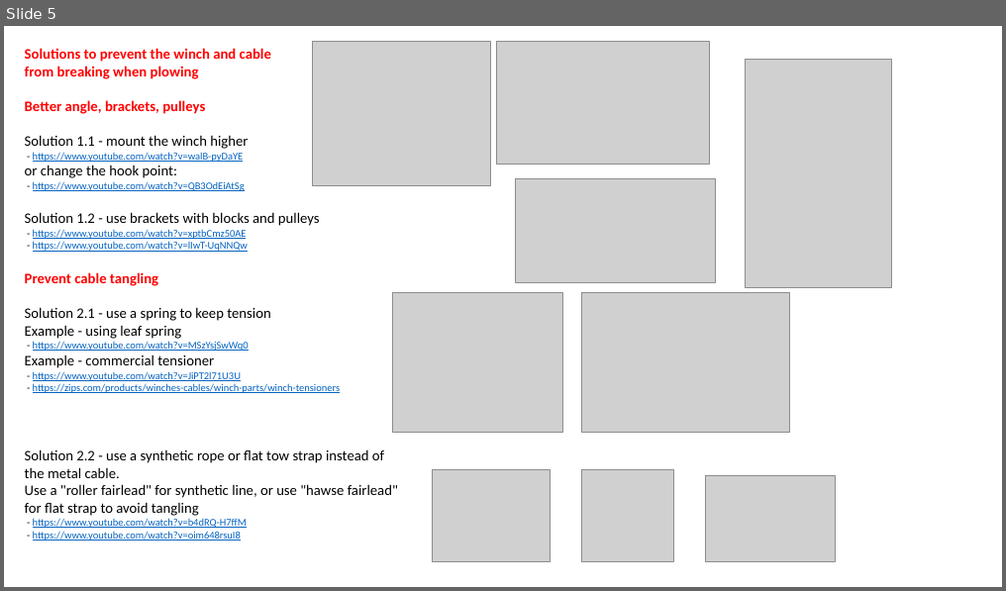
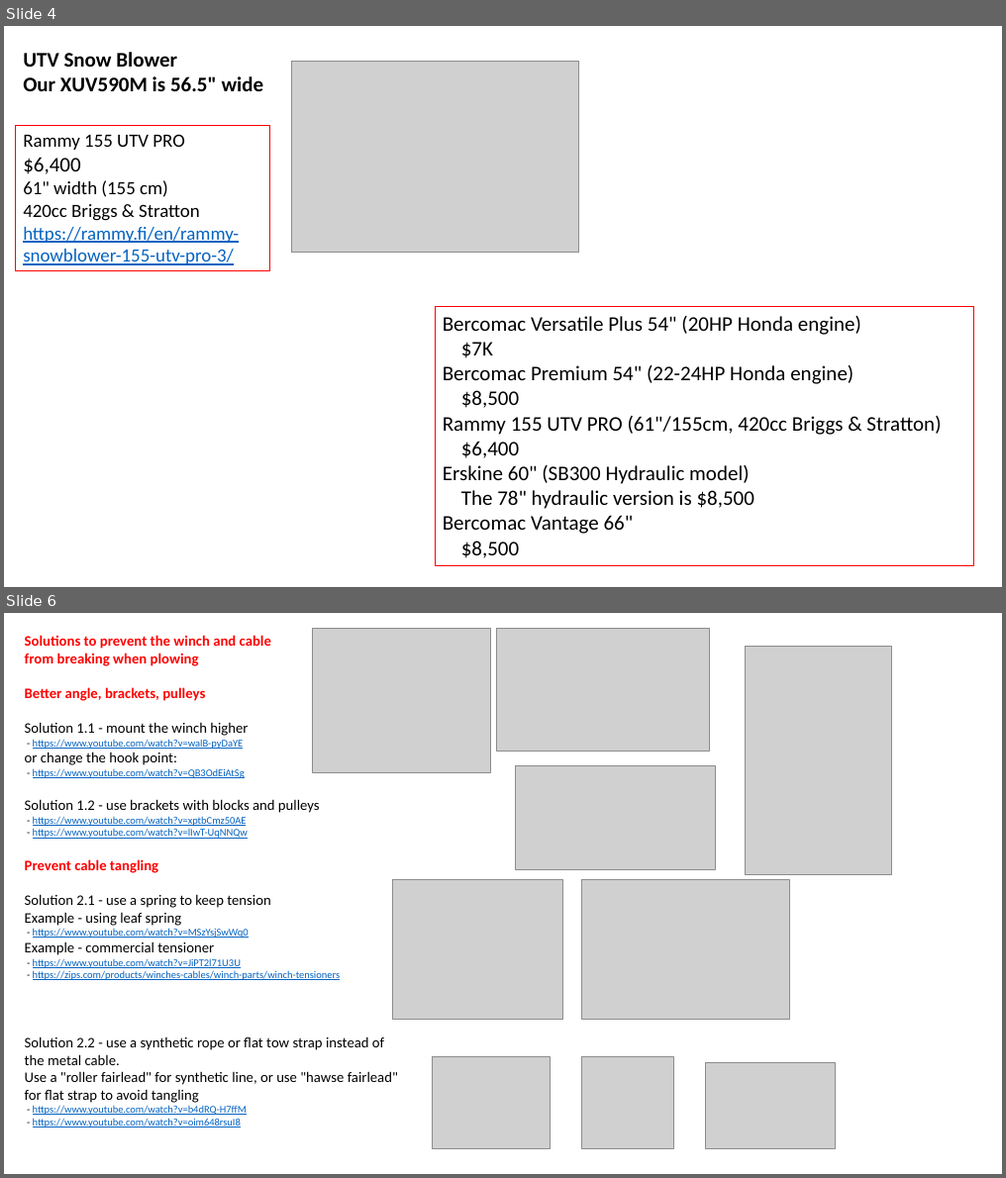
Before and after one commit to lselector/misc_farm, a slide deck: snow_plow_blower.pptx. Shown one above the other, each under a label of ours: slide 5 before the commit, slides 4 and 6 after it; the slides between them are not shown. The pictures are 1006x591 and 1006x1178 pixels, drawn with LibreOffice and Linux fonts; fonts in the diff are those of the drawing; grey boxes stand for pictures. Boxes give left, top, right and bottom in pixels: in the first picture for what was removed or moved away, otherwise in the second. Text is boxed around its words. In the diff, an @@ line names an element or a change of style, - is before the commit and + after.

```diff
--- a/snow_plow_blower.pptx
+++ b/snow_plow_blower.pptx
@@ slide 4 added at [4, 26, 1002, 587], background #FFFFFF @@
@@ text added at [23, 52, 264, 91], 20 pt, text #000000, bold @@
+UTV Snow Blower
+Our XUV590M is 56.5" wide
@@ picture added at [291, 62, 579, 253] @@
@@ rectangle added at [16, 126, 270, 272], outline #FF0000 0.75 pt, 18 pt, text #000000 @@
+Rammy 155 UTV PRO
+$6,400
+61" width (155 cm)
+420cc Briggs & Stratton
+https://rammy.fi/en/rammy-snowblower-155-utv-pro-3/
@@ rectangle added at [436, 307, 974, 567], outline #FF0000 0.75 pt, 20 pt, text #000000 @@
+Bercomac Versatile Plus 54" (20HP Honda engine)
+$7K
+Bercomac Premium 54" (22-24HP Honda engine)
+$8,500
+Rammy 155 UTV PRO (61"/155cm, 420cc Briggs & Stratton)
+$6,400
+Erskine 60" (SB300 Hydraulic model)
+The 78" hydraulic version is $8,500
+Bercomac Vantage 66"
+$8,500
@@ what was slide 5 is now slide 6 @@
```
Also in this commit, not shown: 1 other file.
